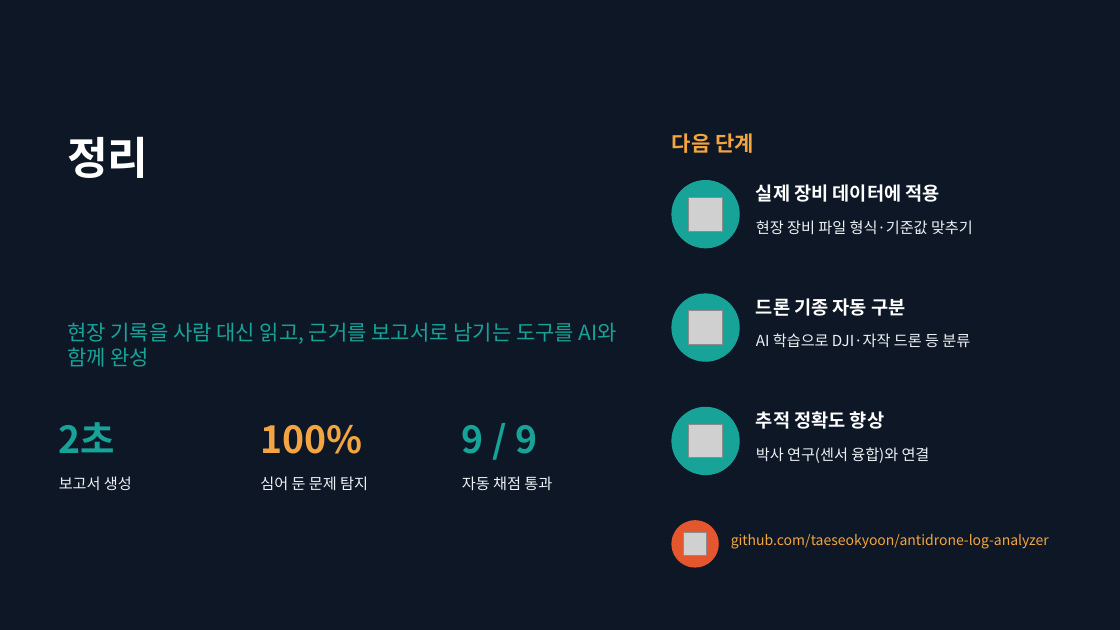
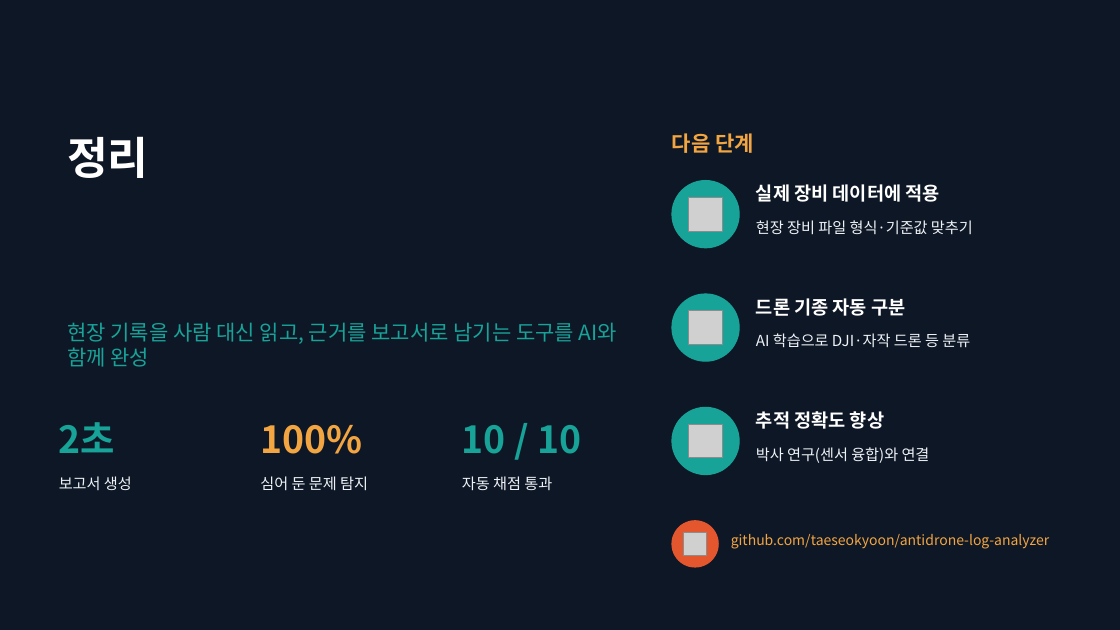
Before and after one commit to taeseokyoon/antidrone-log-analyzer, a slide deck: slide 11 of docs/ADLA_presentation.pptx. Drawn at 1120x630 pixels with LibreOffice and Linux fonts; fonts in the diff are those of the drawing; grey boxes stand for pictures. Boxes give left, top, right and bottom in pixels: in the first picture for what was removed or moved away, otherwise in the second. Text is boxed around its words. In the diff, an @@ line names an element or a change of style, - is before the commit and + after.

```diff
--- a/docs/ADLA_presentation.pptx
+++ b/docs/ADLA_presentation.pptx
@@ text at box(462, 425, 581, 454): text changed @@
-9 / 9
+10 / 10
```
Also in this commit, not shown: 1 other slide changed, 2 other files.
